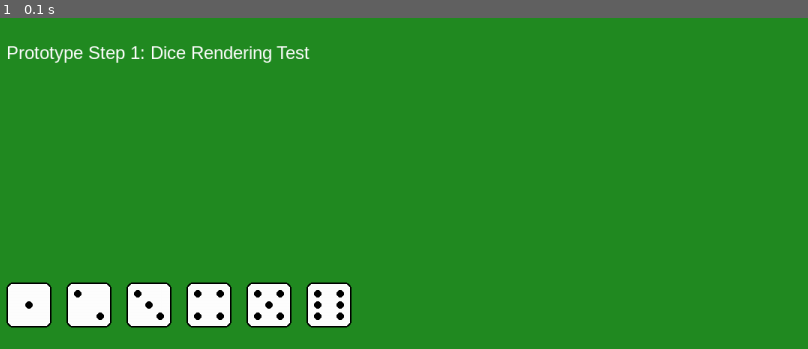
Above: before the commit, frame 1.
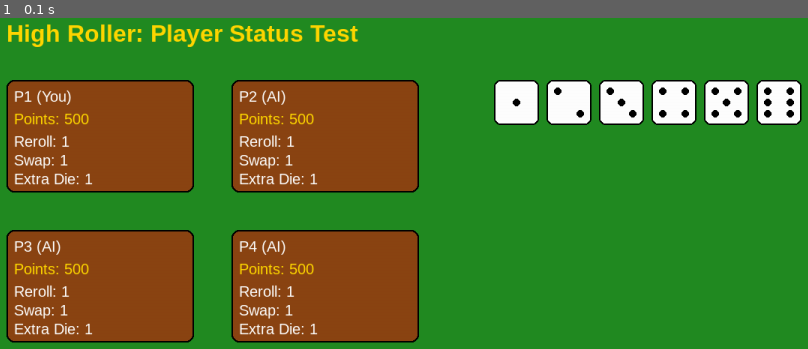
Above: after the commit, the same moment.

Repository: codingwithroman/pygame_softeng
Game: pygame game, started from main.py
Two runs of this game, one before a commit and one after it. Both use one fixed random seed, a clock stepped at 60 frames per second and the inputs below.
Inputs:
- Up to frame 1 (0.1 s): no input

The runs differ from the first frame. In frame 1, 39% of the frame differs, in the area x 0-100%, y 1-99%.

Commit message:
Step 2: Player classes and currency logic

Diff:
--- a/main.py
+++ b/main.py
@@ -2,12 +2,24 @@
 import sys
 from constants import *
 from dice_renderer import draw_die
+from player import Player
 
 def main():
     pygame.init()
     screen = pygame.display.set_mode((SCREEN_WIDTH, SCREEN_HEIGHT))
-    pygame.display.set_caption("High Roller: Power-up - Prototype Step 1")
+    pygame.display.set_caption("High Roller: Power-up - Prototype Step 2")
     clock = pygame.time.Clock()
+
+    # Initialize Players
+    players = [
+        Player("P1 (You)", is_ai=False),
+        Player("P2 (AI)", is_ai=True),
+        Player("P3 (AI)", is_ai=True),
+        Player("P4 (AI)", is_ai=True)
+    ]
+
+    font = pygame.font.SysFont("Arial", 20)
+    title_font = pygame.font.SysFont("Arial", 32, bold=True)
 
     running = True
     while running:
@@ -15,20 +27,41 @@
             if event.type == pygame.QUIT:
                 running = False
 
-        # Fill background (Casino Table)
+        # Fill background
         screen.fill(COLOR_TABLE_GREEN)
 
-        # Draw a row of all possible dice values for testing
-        margin = 50
-        y_pos = SCREEN_HEIGHT // 2 - DICE_SIZE // 2
+        # Draw Title
+        title_text = title_font.render("High Roller: Player Status Test", True, COLOR_GOLD)
+        screen.blit(title_text, (50, 20))
+
+        # Draw Player Boxes
+        for i, p in enumerate(players):
+            box_width = 250
+            box_height = 150
+            x = 50 + (i % 2) * (box_width + 50)
+            y = 100 + (i // 2) * (box_height + 50)
+
+            # Draw box
+            color = COLOR_GREY if p.is_bust else COLOR_BROWN
+            pygame.draw.rect(screen, color, (x, y, box_width, box_height), border_radius=10)
+            pygame.draw.rect(screen, COLOR_BLACK, (x, y, box_width, box_height), width=2, border_radius=10)
+
+            # Draw player info
+            name_text = font.render(p.name, True, COLOR_WHITE)
+            points_text = font.render(f"Points: {p.points}", True, COLOR_GOLD)
+            screen.blit(name_text, (x + 10, y + 10))
+            screen.blit(points_text, (x + 10, y + 40))
+
+            # Draw inventory
+            inv_y = y + 70
+            for item, count in p.inventory.items():
+                item_text = font.render(f"{item}: {count}", True, COLOR_WHITE)
+                screen.blit(item_text, (x + 10, inv_y))
+                inv_y += 25
+
+        # Draw Dice row (from Step 1)
         for i in range(1, 7):
-            x_pos = margin + (i - 1) * (DICE_SIZE + 20)
-            draw_die(screen, x_pos, y_pos, i)
-
-        # Draw instructions
-        font = pygame.font.SysFont("Arial", 24)
-        text = font.render("Prototype Step 1: Dice Rendering Test", True, COLOR_WHITE)
-        screen.blit(text, (margin, margin))
+            draw_die(screen, 700 + (i-1)*70, 100, i)
 
         pygame.display.flip()
         clock.tick(FPS)
--- /dev/null
+++ b/player.py
@@ -0,0 +1,44 @@
+import pygame
+from constants import STARTING_CAPITAL, CURRENCY_STEP
+
+class Player:
+    def __init__(self, name, is_ai=True):
+        self.name = name
+        self.is_ai = is_ai
+        self.points = STARTING_CAPITAL
+        self.inventory = {
+            "Reroll": 1,
+            "Swap": 1,
+            "Extra Die": 1
+        }
+        self.dice = []
+        self.is_bust = False
+        self.is_starter = False
+
+    def add_points(self, amount):
+        if amount % CURRENCY_STEP != 0:
+            raise ValueError(f"Amount {amount} is not a multiple of {CURRENCY_STEP}")
+        self.points += amount
+
+    def subtract_points(self, amount):
+        if amount % CURRENCY_STEP != 0:
+            raise ValueError(f"Amount {amount} is not a multiple of {CURRENCY_STEP}")
+        self.points -= amount
+        if self.points <= 0:
+            self.points = 0
+            self.is_bust = True
+
+    def has_powerup(self, powerup_type):
+        return self.inventory.get(powerup_type, 0) > 0
+
+    def use_powerup(self, powerup_type):
+        if self.has_powerup(powerup_type):
+            self.inventory[powerup_type] -= 1
+            return True
+        return False
+
+    def reset_dice(self):
+        self.dice = []
+
+    def __str__(self):
+        return f"{self.name} ({'AI' if self.is_ai else 'Human'}): {self.points} pts | Inv: {self.inventory}"
